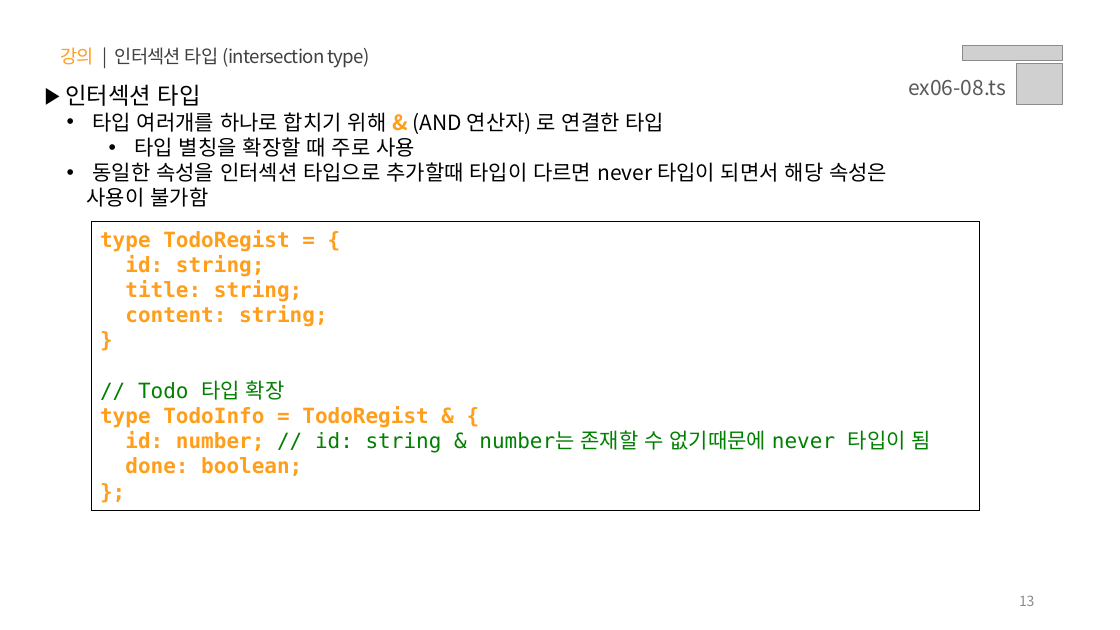
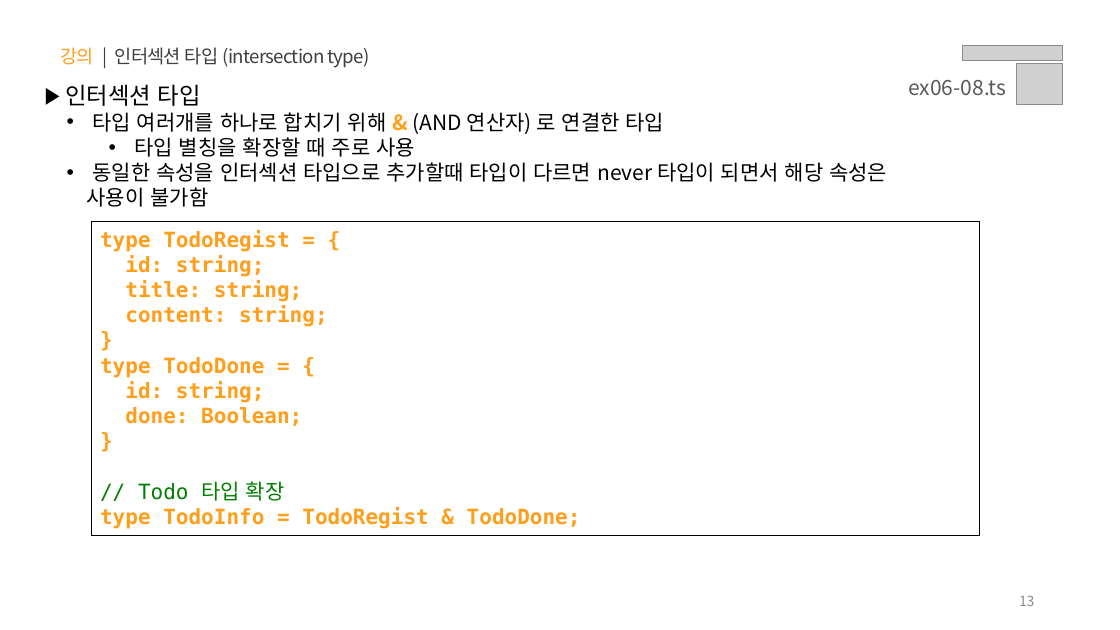
Before and after one commit to yebin-jeong/learn-js, a slide deck: slide 13 of PPT/06.자바스크립트 - 타입스크립트.pptx. Drawn at 1120x630 pixels with LibreOffice and Linux fonts; fonts in the diff are those of the drawing; grey boxes stand for pictures. Boxes give left, top, right and bottom in pixels: in the first picture for what was removed or moved away, otherwise in the second. Text is boxed around its words. In the diff, an @@ line names an element or a change of style, - is before the commit and + after.

```diff
--- a/PPT/06.자바스크립트 - 타입스크립트.pptx
+++ b/PPT/06.자바스크립트 - 타입스크립트.pptx
@@ rectangle "type TodoRegist = {": place and size @@
-rectangle "type TodoRegist = {" at (92,222,979,510)
+rectangle "type TodoRegist = {" at (92,222,979,536)
@@ text in rectangle at (100,357,302,426): paragraphs added @@
+type TodoDone = {
+id: string;
+done: Boolean;
+}
@@ text in rectangle at (100,507,581,529): text changed @@
-type TodoInfo = TodoRegist & {
-id: number; // id: string & number는 존재할 수 없기때문에 never 타입이 됨
-done: boolean;
-};
+type TodoInfo = TodoRegist & TodoDone;
```
